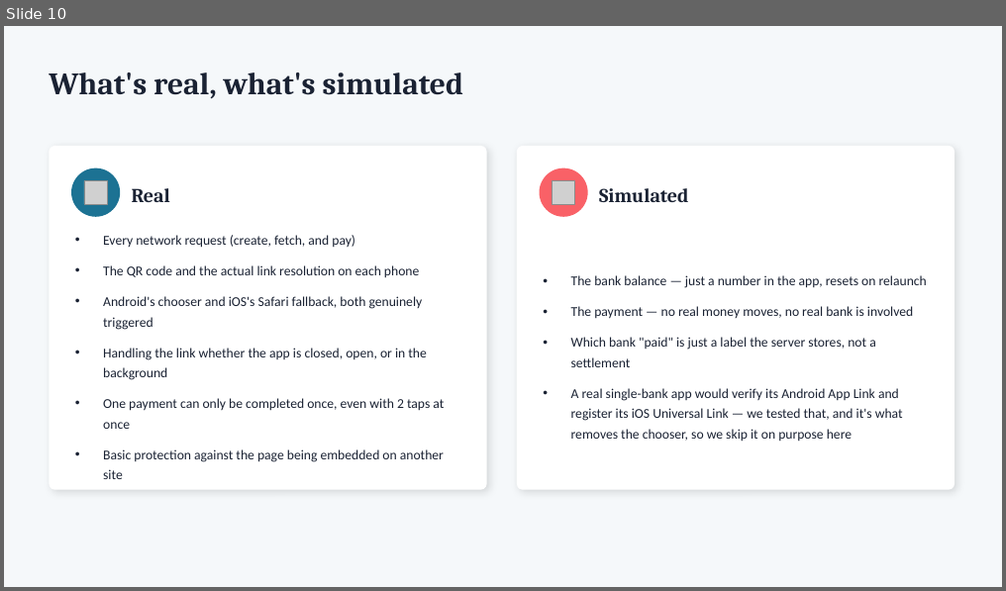
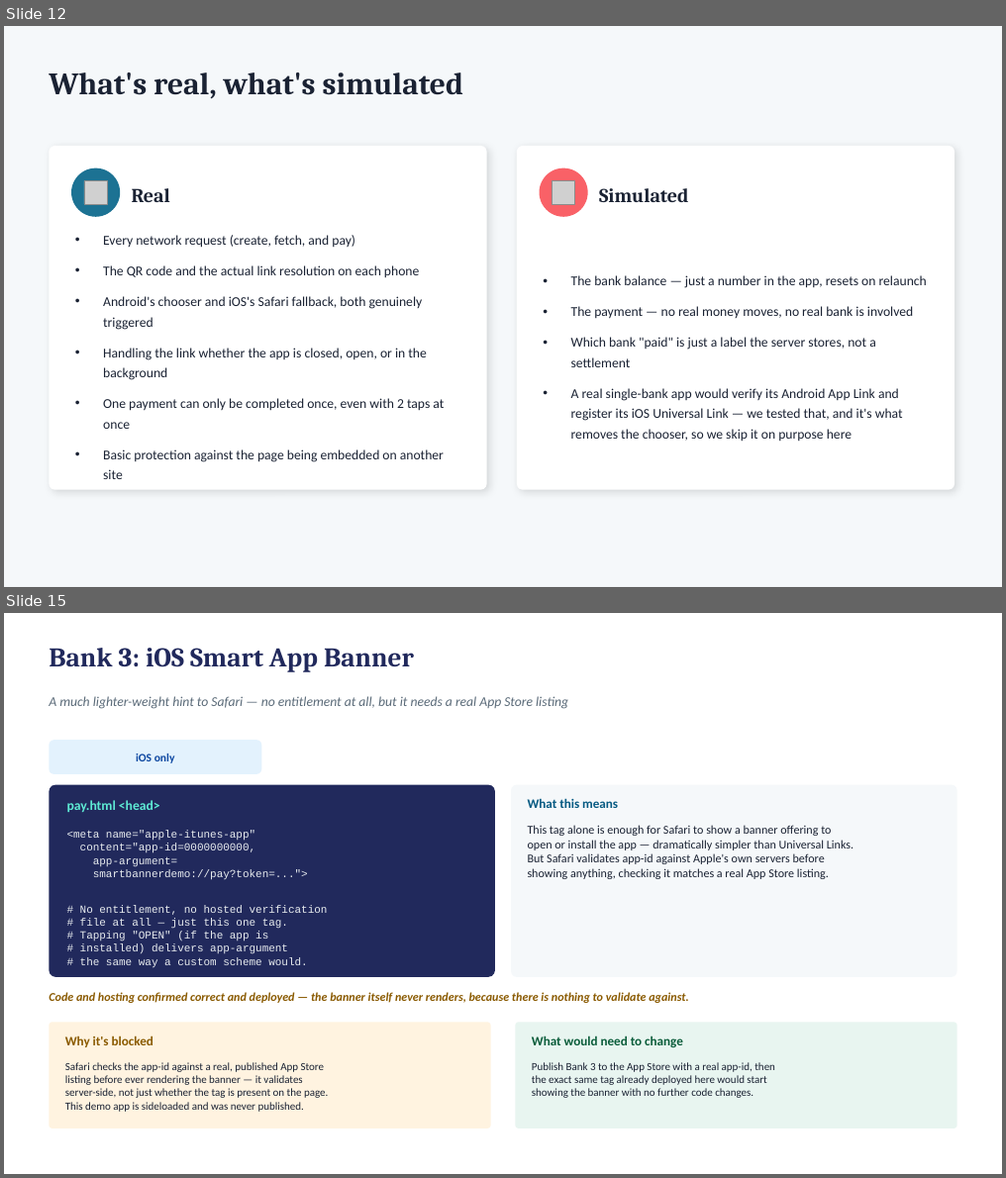
Before and after one commit to deandrehaijielim-commits/sgqr-deep-link-demo, a slide deck: SGQR_Deep_Linking_Simulation.pptx. Shown one above the other, each under a label of ours: slide 10 before the commit, slides 12 and 15 after it; the slides between them are not shown. The pictures are 1006x591 and 1006x1178 pixels, drawn with LibreOffice and Linux fonts; fonts in the diff are those of the drawing; grey boxes stand for pictures. Boxes give left, top, right and bottom in pixels: in the first picture for what was removed or moved away, otherwise in the second. Text is boxed around its words. In the diff, an @@ line names an element or a change of style, - is before the commit and + after.

```diff
--- a/SGQR_Deep_Linking_Simulation.pptx
+++ b/SGQR_Deep_Linking_Simulation.pptx
@@ slide 15 added at <box>4,613,1002,1174</box>, background #FFFFFF @@
@@ text added at <box>49,648,414,672</box>, 26 pt, text #21295C, bold @@
+Bank 3: iOS Smart App Banner
@@ text added at <box>49,696,568,709</box>, 13 pt, text #5B6B79, italic @@
+A much lighter-weight hint to Safari — no entitlement at all, but it needs a real App Store listing
@@ rounded rectangle added at <box>49,741,261,774</box>, fill #E3F2FD @@
@@ text added at <box>136,754,175,763</box>, 11 pt, text #0D47A1, bold @@
+iOS only
@@ rounded rectangle added at <box>49,785,495,977</box>, fill #21295C @@
@@ rounded rectangle added at <box>511,785,957,977</box>, fill #F5F8FA @@
@@ text added at <box>67,800,160,812</box>, 13 pt, text #5EEAD4, bold @@
+pay.html <head>
@@ text added at <box>528,798,618,808</box>, 12.5 pt, text #065A82, bold @@
+What this means
@@ text added at <box>67,830,328,968</box>, 10.5 pt, text #E8ECEF @@
+<meta name="apple-itunes-app"
+content="app-id=0000000000,
+app-argument=
+smartbannerdemo://pay?token=...">
+# No entitlement, no hosted verification
+# file at all — just this one tag.
+# Tapping "OPEN" (if the app is
+# installed) delivers app-argument
+# the same way a custom scheme would.
@@ text added at <box>528,825,853,879</box>, 11.5 pt, text #1A2233 @@
+This tag alone is enough for Safari to show a banner offering to
+open or install the app — dramatically simpler than Universal Links.
+But Safari validates app-id against Apple's own servers before
+showing anything, checking it matches a real App Store listing.
@@ text added at <box>49,992,689,1003</box>, 11.5 pt, text #8A5A00, bold, italic @@
+Code and hosting confirmed correct and deployed — the banner itself never renders, because there is nothing to validate against.
@@ rounded rectangle added at <box>49,1023,491,1129</box>, fill #FFF3E0 @@
@@ rounded rectangle added at <box>515,1023,957,1129</box>, fill #E8F5F0 @@
@@ text added at <box>65,1036,153,1048</box>, 12.5 pt, text #8A5A00, bold @@
+Why it's blocked
@@ text added at <box>532,1036,683,1048</box>, 12.5 pt, text #0B5D3B, bold @@
+What would need to change
@@ text added at <box>65,1062,328,1112</box>, 10.5 pt, text #1A2233 @@
+Safari checks the app-id against a real, published App Store
+listing before ever rendering the banner — it validates
+server-side, not just whether the tag is present on the page.
+This demo app is sideloaded and was never published.
@@ text added at <box>532,1062,775,1098</box>, 10.5 pt, text #1A2233 @@
+Publish Bank 3 to the App Store with a real app-id, then
+the exact same tag already deployed here would start
+showing the banner with no further code changes.
@@ what was slide 10 is now slide 12 @@
```
Also in this commit, not shown: 1 slide changed, 6 other slides added, 1 slide removed, 1 other file.
